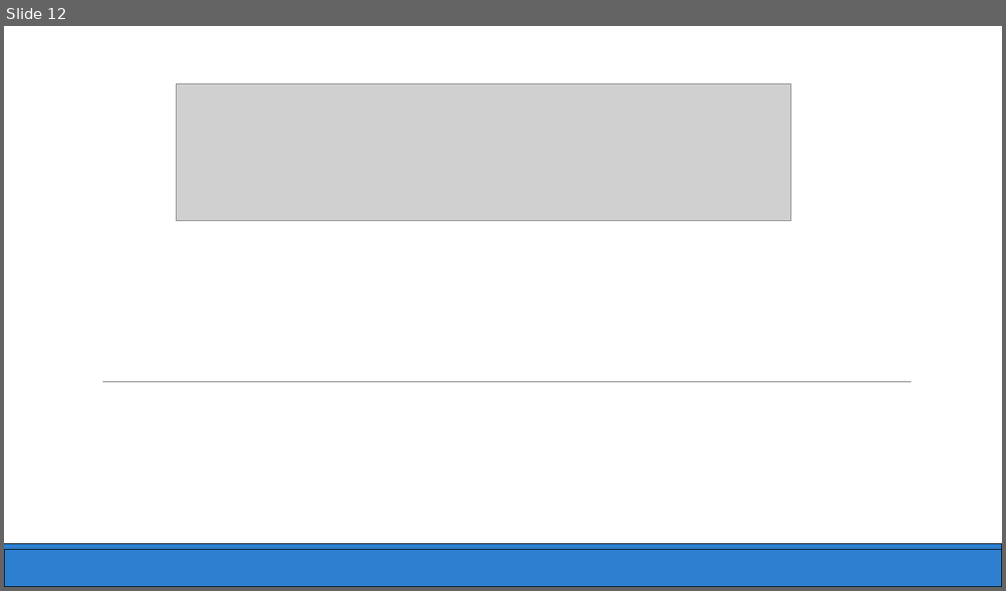
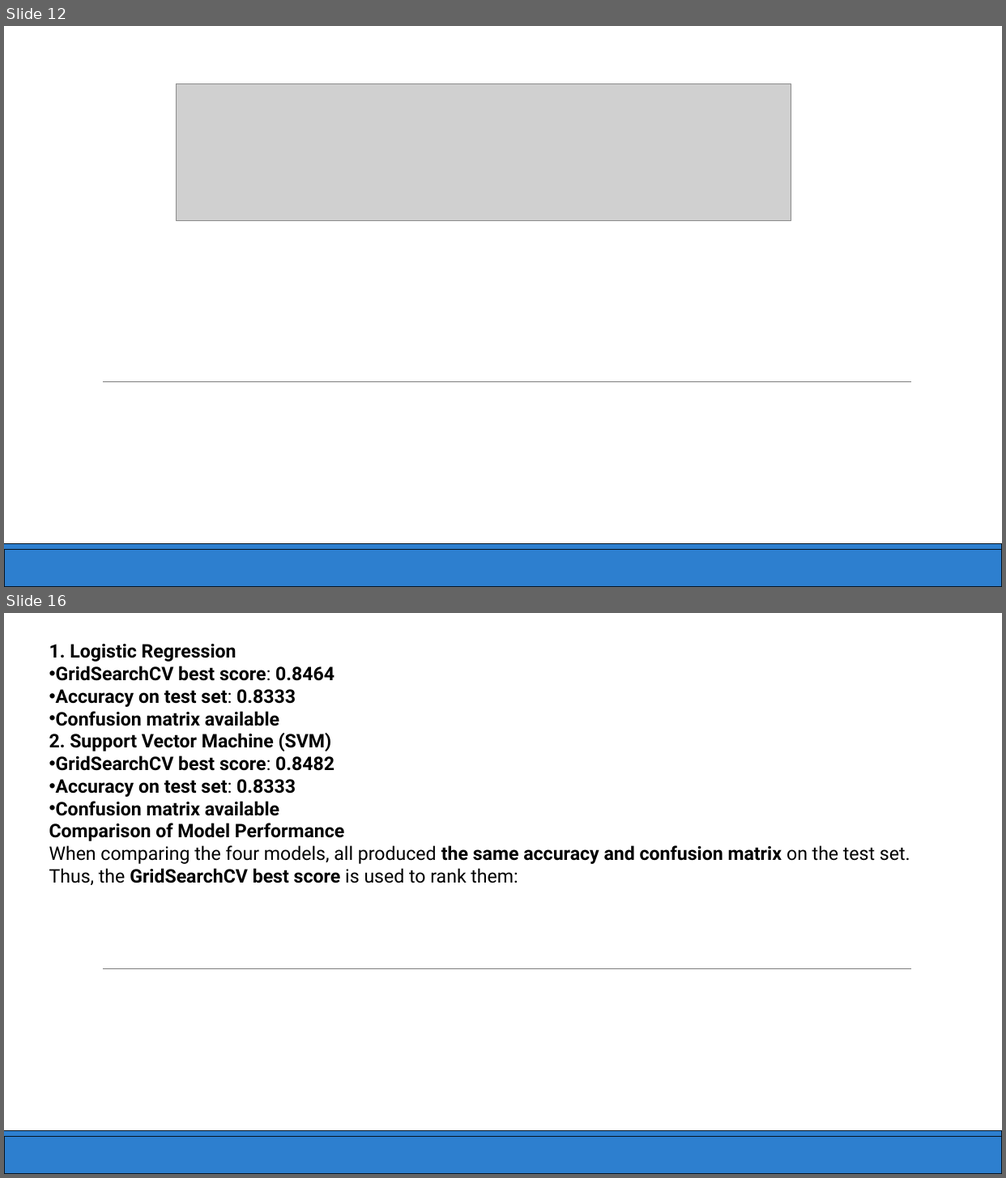
Before and after one commit to Veretyuk-AmathieuGlib/IBM-Data-Science, a slide deck: Capstone.pptx. Shown one above the other, each under a label of ours: slide 12 before the commit, slides 12 and 16 after it; the slides between them are not shown. The pictures are 1006x591 and 1006x1178 pixels, drawn with LibreOffice and Linux fonts; fonts in the diff are those of the drawing; grey boxes stand for pictures. Boxes give left, top, right and bottom in pixels: in the first picture for what was removed or moved away, otherwise in the second. Text is boxed around its words. In the diff, an @@ line names an element or a change of style, - is before the commit and + after.

```diff
--- a/Capstone.pptx
+++ b/Capstone.pptx
@@ slide 16 added at [4, 613, 1002, 1174], background #FFFFFF @@
@@ text added at [49, 644, 910, 885], 18 pt, text #000000, bold @@
+1. Logistic Regression
+• GridSearchCV best score: 0.8464
+• Accuracy on test set: 0.8333
+• Confusion matrix available
+2. Support Vector Machine (SVM)
+• GridSearchCV best score: 0.8482
+• Accuracy on test set: 0.8333
+• Confusion matrix available
+Comparison of Model Performance
+When comparing the four models, all produced the same accuracy and confusion matrix on the test set.
+Thus, the GridSearchCV best score is used to rank them:
@@ freeform shape added at [103, 969, 911, 969], outline #7D7D7D 0.48 pt @@
@@ freeform shape added at [4, 1137, 1002, 1174], fill #2D7FCF, outline #071420 0.75 pt @@
@@ freeform shape added at [4, 1131, 1002, 1137], fill #2D7FCF, outline #071420 0.75 pt @@
```
Also in this commit, not shown: 10 other slides added.
